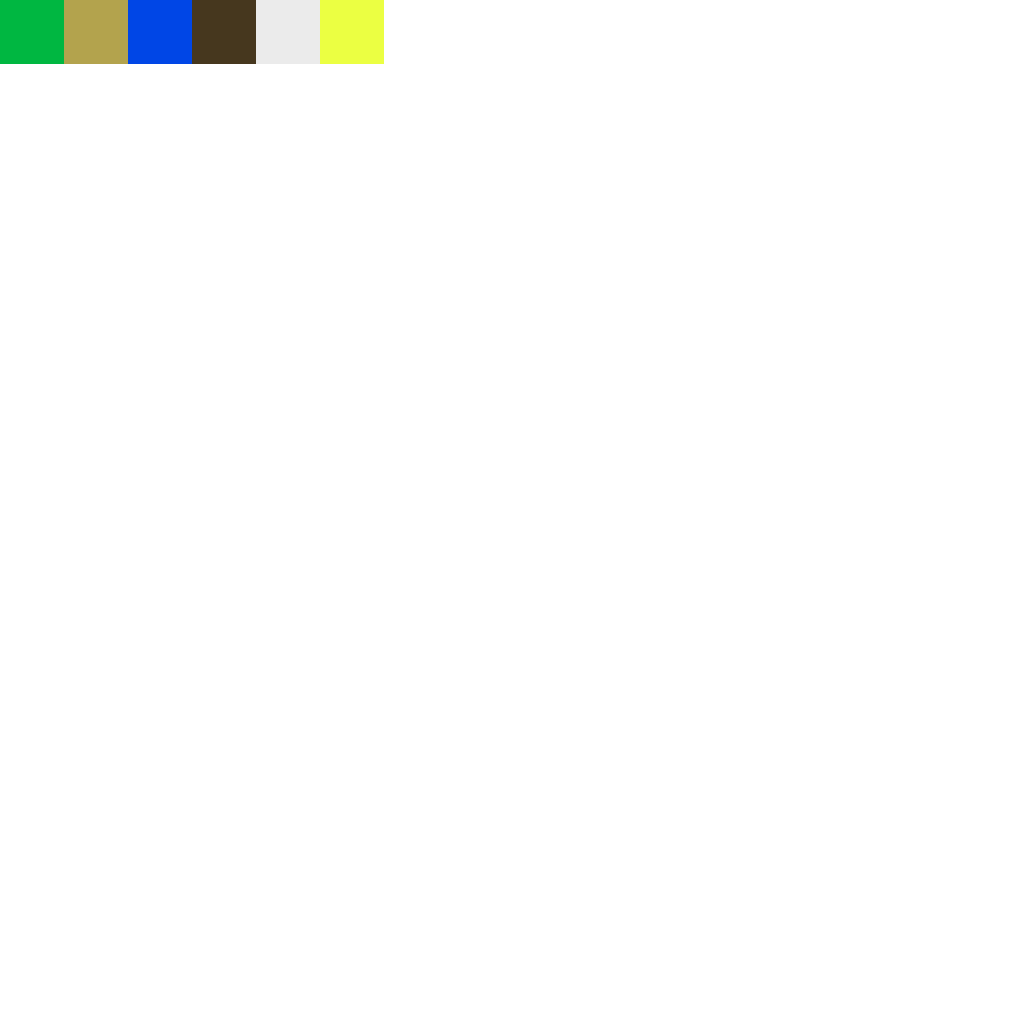
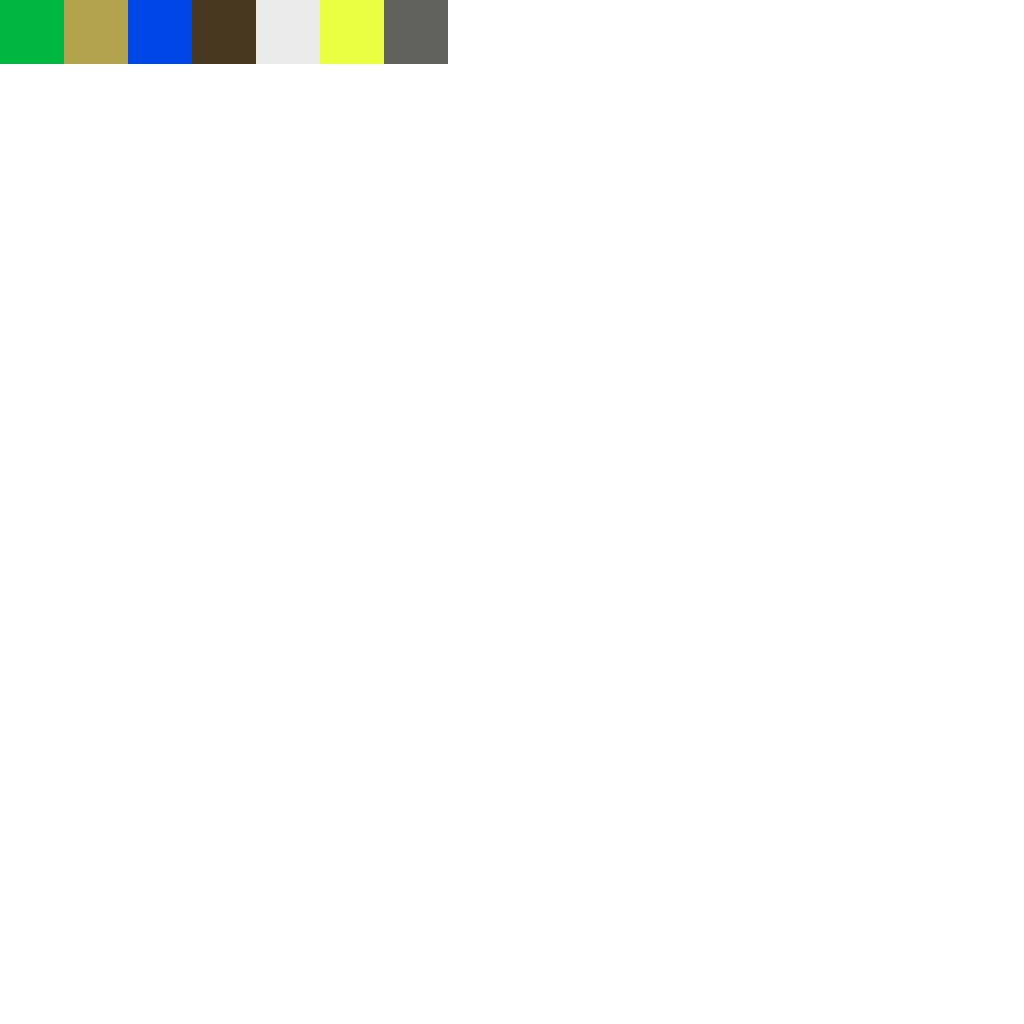
Revision of a layered 1024x1024 image; what changed, layer by layer:
painted on "Layer 1" over (x1=384, y1=0, x2=448, y2=64)
